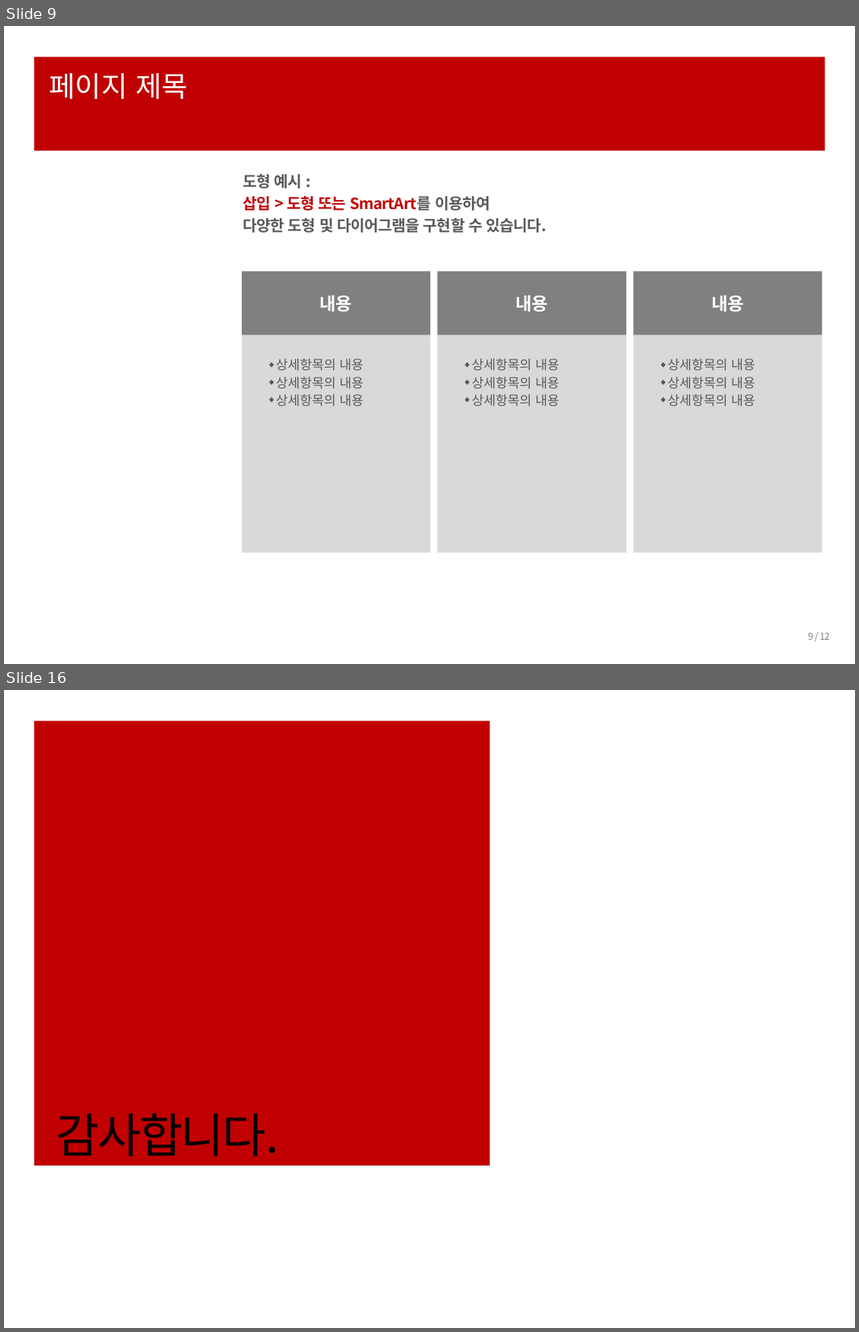
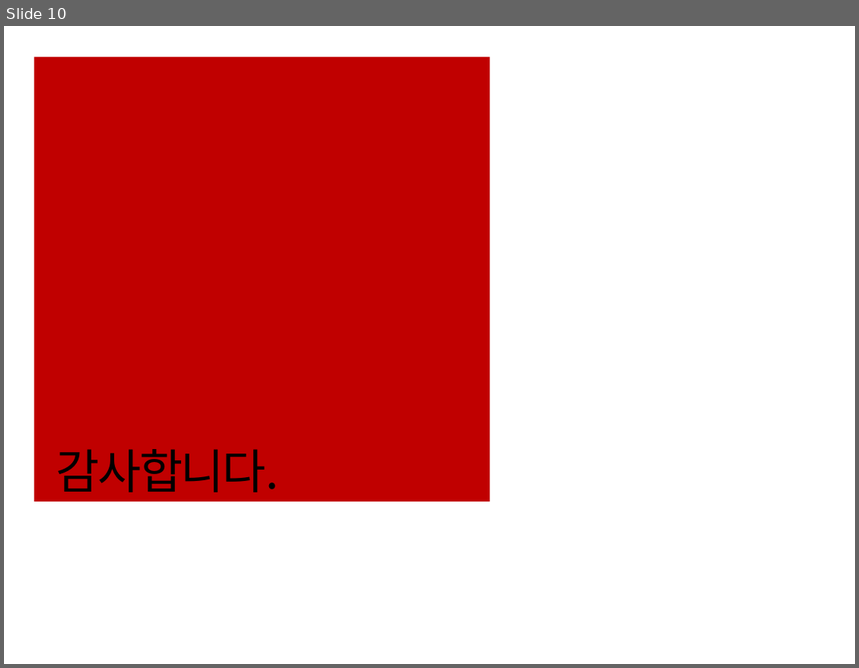
Before and after one commit to ParkHwan/R-studio, a slide deck: project/발표용(이경재) ppt.pptx. Shown one above the other, each under a label of ours: slides 9 and 16 before the commit, slide 10 after it; the slides between them are not shown. The pictures are 859x1332 and 859x668 pixels, drawn with LibreOffice and Linux fonts; fonts in the diff are those of the drawing. Boxes give left, top, right and bottom in pixels: in the first picture for what was removed or moved away, otherwise in the second. Text is boxed around its words. In the diff, an @@ line names an element or a change of style, - is before the commit and + after.

```diff
--- a/project/발표용(이경재) ppt.pptx
+++ b/project/발표용(이경재) ppt.pptx
@@ slide 9 removed at (4, 26, 855, 664), background #FFFFFF @@
@@ rectangle removed at (34, 56, 825, 151) @@
@@ title removed at (50, 73, 188, 99) @@
-페이지 제목
@@ text removed at (243, 174, 547, 233) @@
-도형 예시 :
-삽입 > 도형 또는 SmartArt를 이용하여
-다양한 도형 및 다이어그램을 구현할 수 있습니다.
@@ group removed at (241, 271, 823, 553): 6 rectangles @@
-내용
-◆ 상세항목의 내용
-◆ 상세항목의 내용
-◆ 상세항목의 내용
-내용
-◆ 상세항목의 내용
-◆ 상세항목의 내용
-◆ 상세항목의 내용
-내용
-◆ 상세항목의 내용
-◆ 상세항목의 내용
-◆ 상세항목의 내용
@@ page number removed at (808, 633, 830, 640) @@
-9 / 12
@@ what was slide 16 is now slide 10 @@
```
Also in this commit, not shown: 6 slides changed, 2 slides added, 7 other slides removed.
